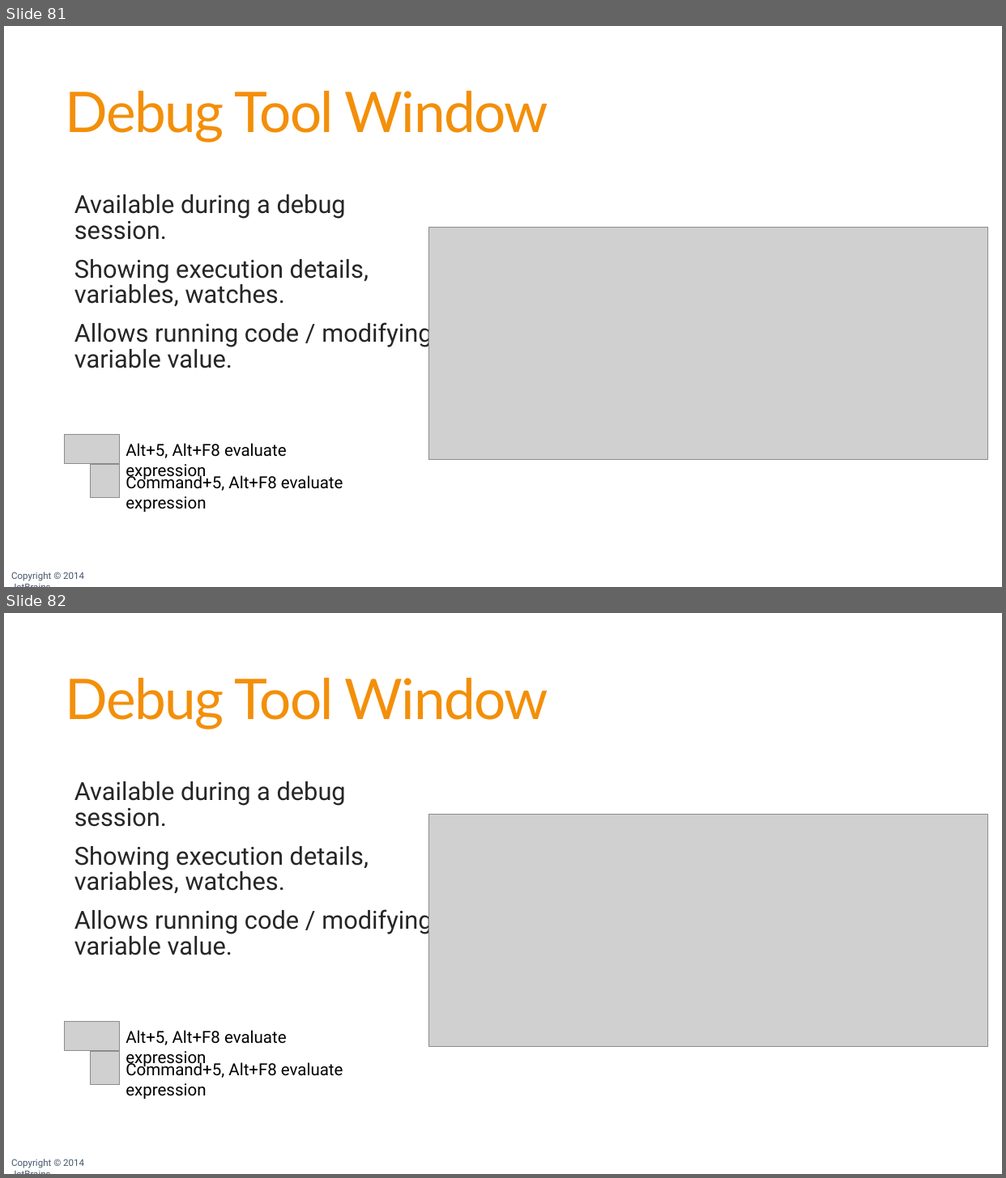
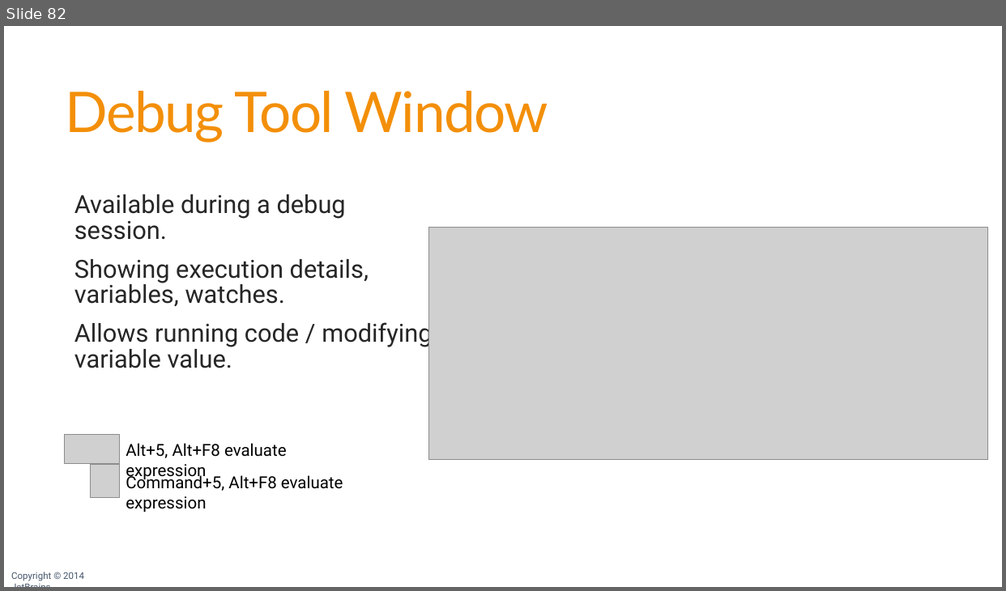
Before and after one commit to JetBrains/phpstorm-workshop, a slide deck: PhpStorm Workshop.pptx. Shown one above the other, each under a label of ours: slides 81 and 82 before the commit, slide 82 after it. The pictures are 1006x1178 and 1006x591 pixels, drawn with LibreOffice and Linux fonts; fonts in the diff are those of the drawing; grey boxes stand for pictures; background and template pictures are left out. Boxes give left, top, right and bottom in pixels: in the first picture for what was removed or moved away, otherwise in the second. Text is boxed around its words. In the diff, an @@ line names an element or a change of style, - is before the commit and + after.

```diff
--- a/PhpStorm Workshop.pptx
+++ b/PhpStorm Workshop.pptx
@@ slide 82 removed at (x1=4, y1=613, x2=1002, y2=1174), background #FFFFFF; not listed: 1 template element that a slide beside it also shows @@
@@ title removed at (x1=66, y1=678, x2=548, y2=730) @@
-Debug Tool Window
@@ text removed at (x1=74, y1=781, x2=432, y2=956) @@
-  Available during a debug session.
-  Showing execution details, variables, watches.
-  Allows running code / modifying variable value.
@@ picture removed at (x1=429, y1=815, x2=988, y2=1046) @@
@@ picture removed at (x1=65, y1=1022, x2=119, y2=1051) @@
@@ text removed at (x1=126, y1=1030, x2=287, y2=1068) @@
-Alt+5, Alt+F8 evaluate expression
@@ picture removed at (x1=90, y1=1052, x2=119, y2=1085) @@
@@ text removed at (x1=126, y1=1060, x2=343, y2=1100) @@
-Command+5, Alt+F8 evaluate expression
@@ what was slide 81 is now slide 82 @@
```
Also in this commit, not shown: 15 slides changed, 5 slides added, 1 other slide removed, 1 other file.
